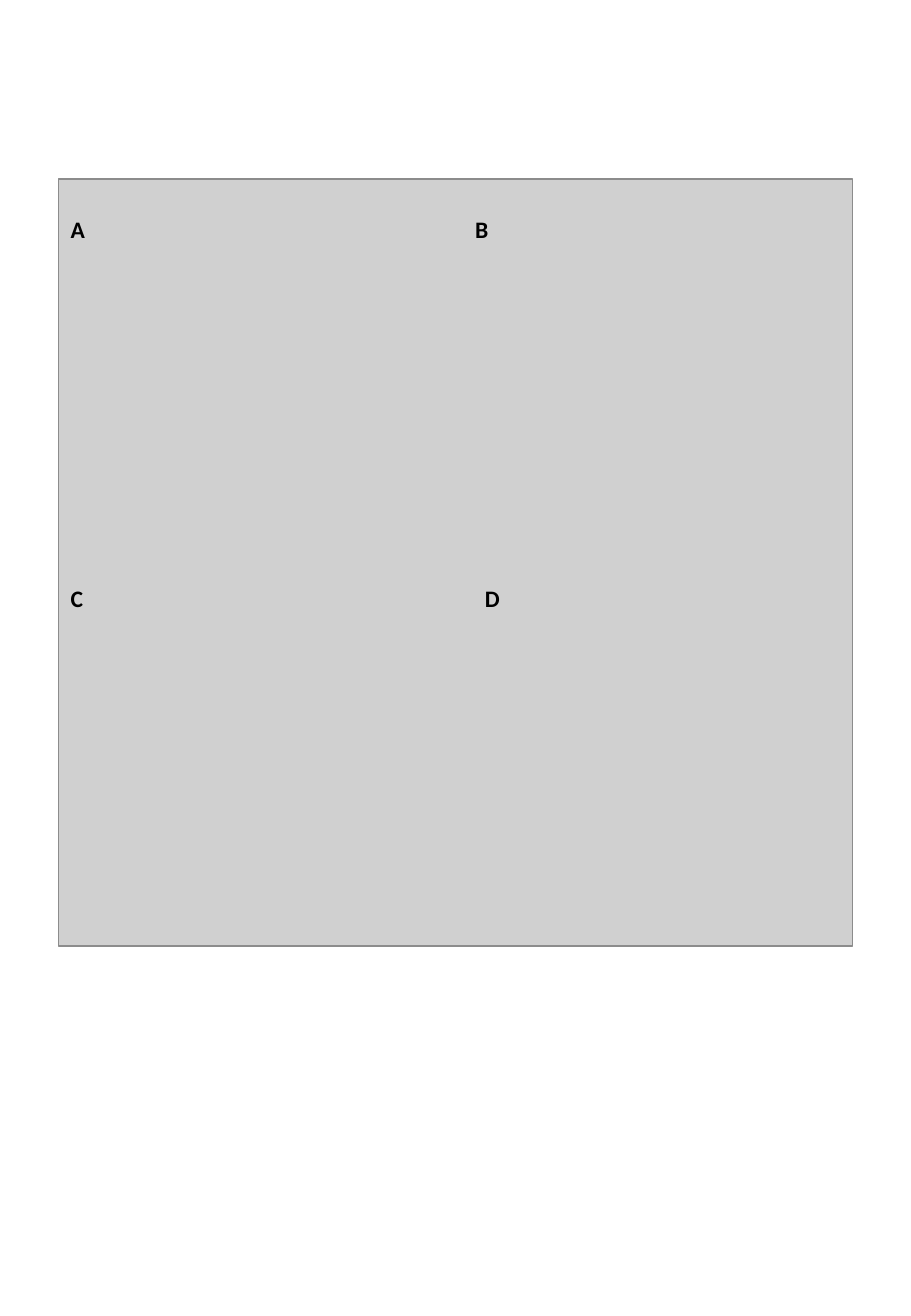
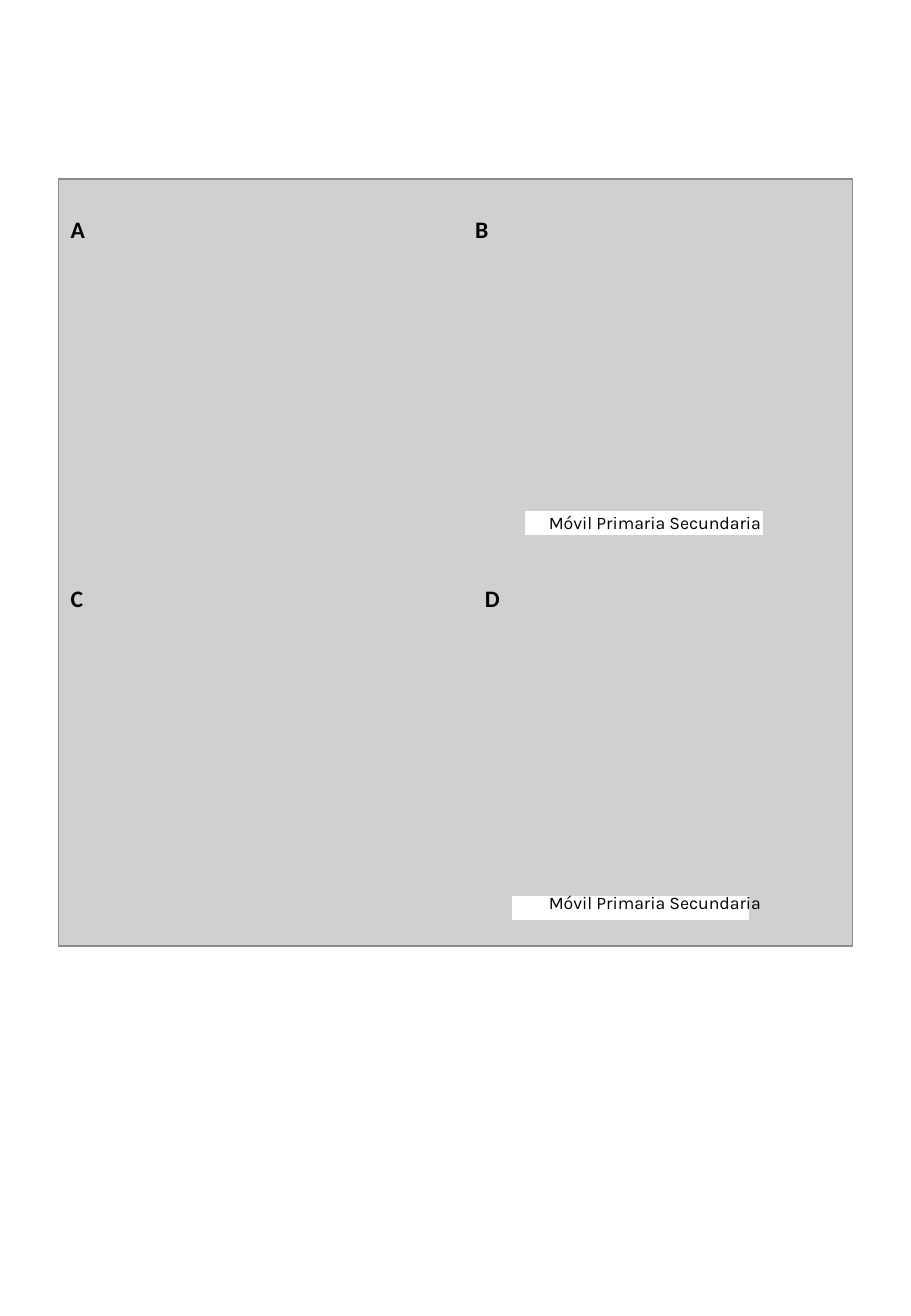
Before and after one commit to cristinalazaroruiz/Generacion_librerias_IA_prediccion_ciliopatias, a slide deck: slide 6 of figuras/figuras_TFM.pptx. Drawn at 911x1316 pixels with LibreOffice and Linux fonts; fonts in the diff are those of the drawing; grey boxes stand for pictures. Boxes give left, top, right and bottom in pixels: in the first picture for what was removed or moved away, otherwise in the second. Text is boxed around its words. In the diff, an @@ line names an element or a change of style, - is before the commit and + after.

```diff
--- a/figuras/figuras_TFM.pptx
+++ b/figuras/figuras_TFM.pptx
@@ group added at (513, 513, 762, 920): 2 rectangles, 2 texts @@
+Móvil Primaria Secundaria
+Móvil Primaria Secundaria
```
Also in this commit, not shown: 7 other slides changed, 5 slides added, 3 slides removed, 26 other files.
